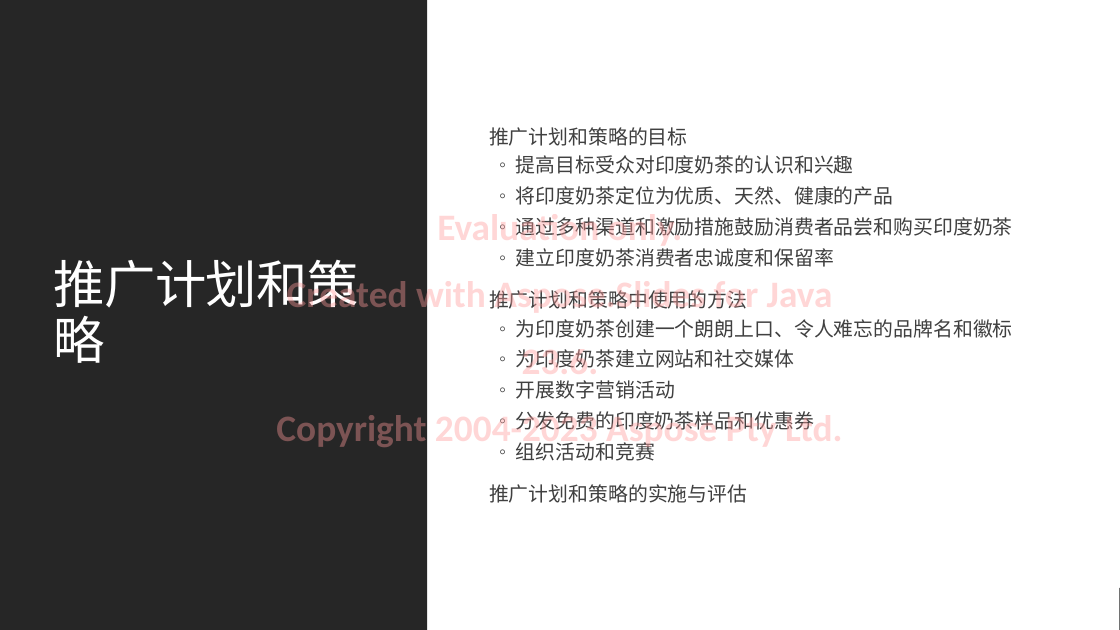
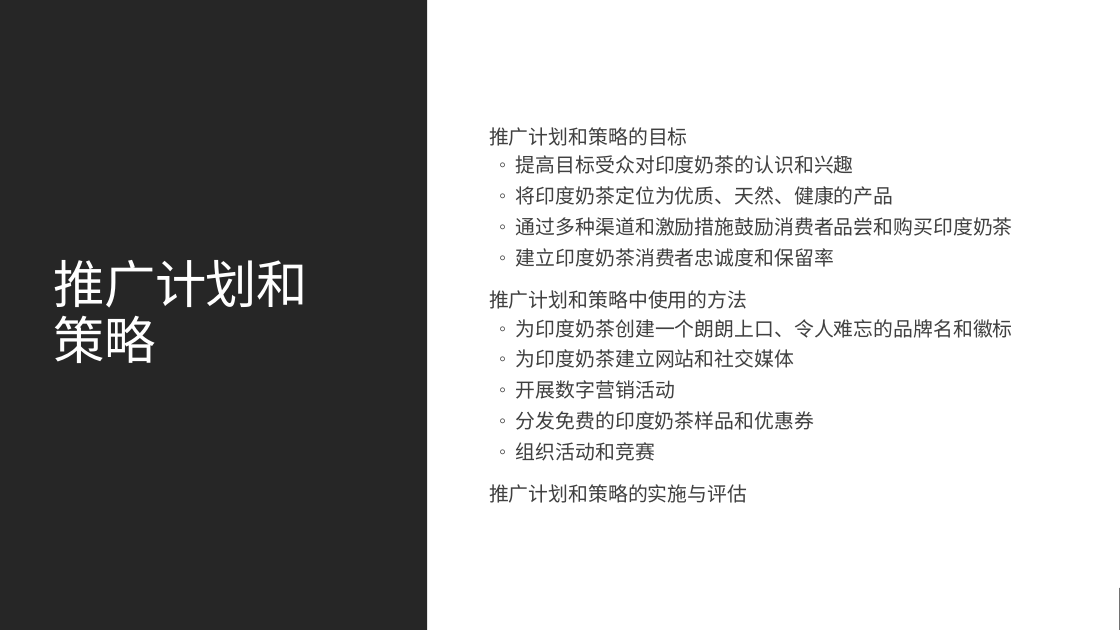
Before and after one commit to MicrosoftLearning/MS-4004-Empower-workforce-copilot-use-cases.zh-cn, a slide deck: slide 11 of ResourceFiles/Mystic Spice Premium Chai Market Analysis Presentation.pptx. Drawn at 1120x630 pixels with LibreOffice and Linux fonts; fonts in the diff are those of the drawing. Boxes give left, top, right and bottom in pixels: in the first picture for what was removed or moved away, otherwise in the second. Text is boxed around its words. In the diff, an @@ line names an element or a change of style, - is before the commit and + after.

```diff
--- a/ResourceFiles/Mystic Spice Premium Chai Market Analysis Presentation.pptx
+++ b/ResourceFiles/Mystic Spice Premium Chai Market Analysis Presentation.pptx
@@ text "推广计划和策略的目标" at <box>489,127,1013,503</box>: font Noto Sans CJK SC to Lato @@
@@ text removed at <box>276,214,843,451</box> @@
-Evaluation only.
-Created with Aspose.Slides for Java 23.6.
-Copyright 2004-2023 Aspose Pty Ltd.
@@ title at <box>54,260,308,363</box>: text changed; font Noto Sans CJK SC to TeX Gyre Bonum @@
-推广计划和策略
+推广计划和
+策略
```
Also in this commit, not shown: 13 other slides changed, 18 other files.
